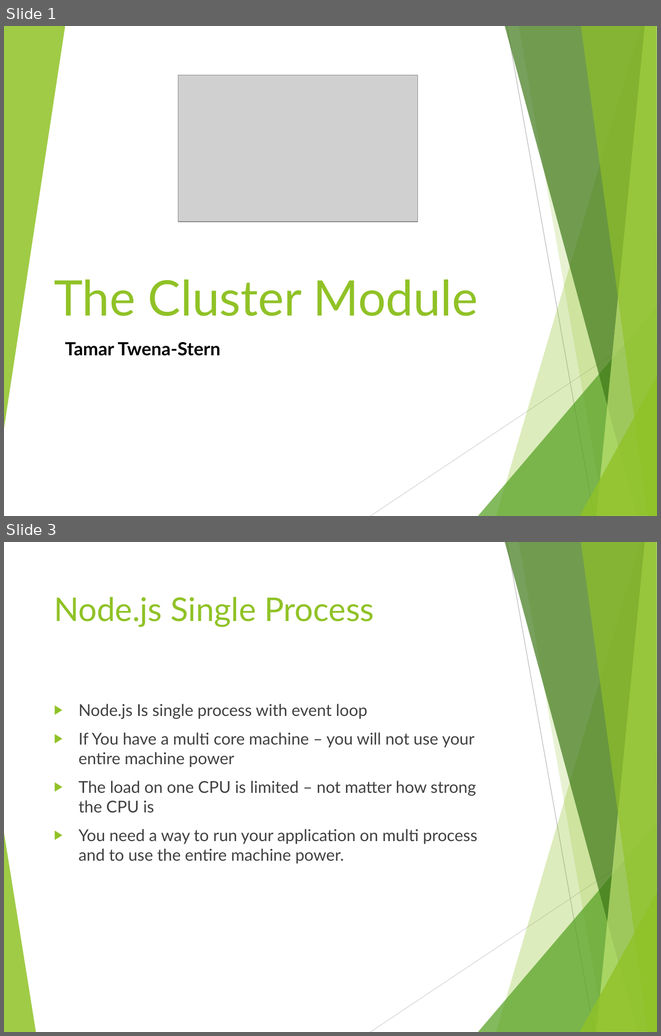
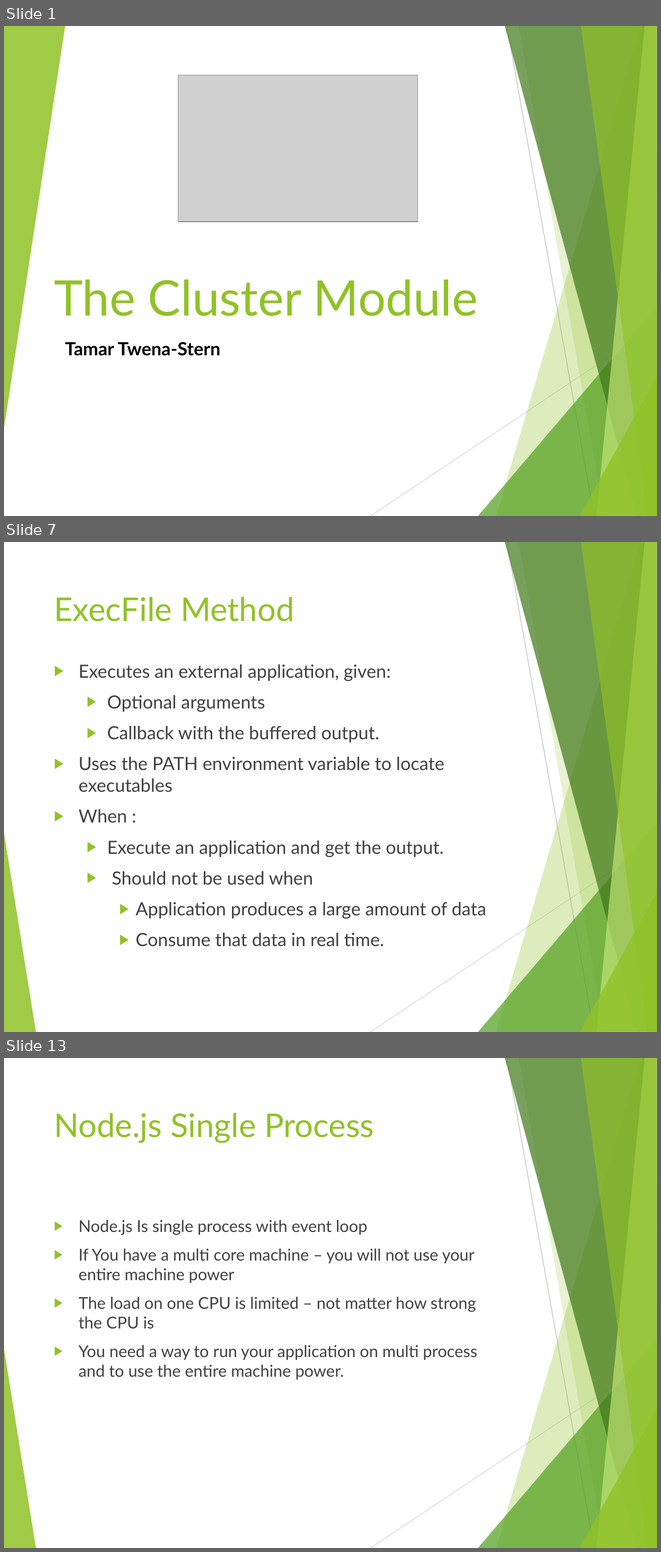
Before and after one commit to tamarstern/MyNodeJSCourse, a slide deck: child_process_and_cluster_module/child_process_and_cluster_module.pptx. Shown one above the other, each under a label of ours: slides 1 and 3 before the commit, slides 1, 7 and 13 after it; the slides between them are not shown. The pictures are 661x1036 and 661x1552 pixels, drawn with LibreOffice and Linux fonts; fonts in the diff are those of the drawing; grey boxes stand for pictures. Boxes give left, top, right and bottom in pixels: in the first picture for what was removed or moved away, otherwise in the second. Text is boxed around its words. In the diff, an @@ line names an element or a change of style, - is before the commit and + after.

```diff
--- a/child_process_and_cluster_module/child_process_and_cluster_module.pptx
+++ b/child_process_and_cluster_module/child_process_and_cluster_module.pptx
@@ slide 7 added at (4, 542, 657, 1032), background #FFFFFF; not listed: 10 template elements that a slide beside it also shows @@
@@ title added at (54, 597, 294, 622), 36 pt, text #90C226 @@
+ExecFile Method
@@ text added at (79, 664, 486, 946), 20 pt, text #404040 @@
+▶ Executes an external application, given:
+  ▶ Optional arguments
+  ▶ Callback with the buffered output.
+▶ Uses the PATH environment variable to locate executables
+▶ When :
+  ▶ Execute an application and get the output.
+  ▶ Should not be used when
+    ▶ Application produces a large amount of data
+    ▶ Consume that data in real time.
@@ what was slide 3 is now slide 13 @@
```
Also in this commit, not shown: 10 other slides added, 1 slide removed, 21 other files.
